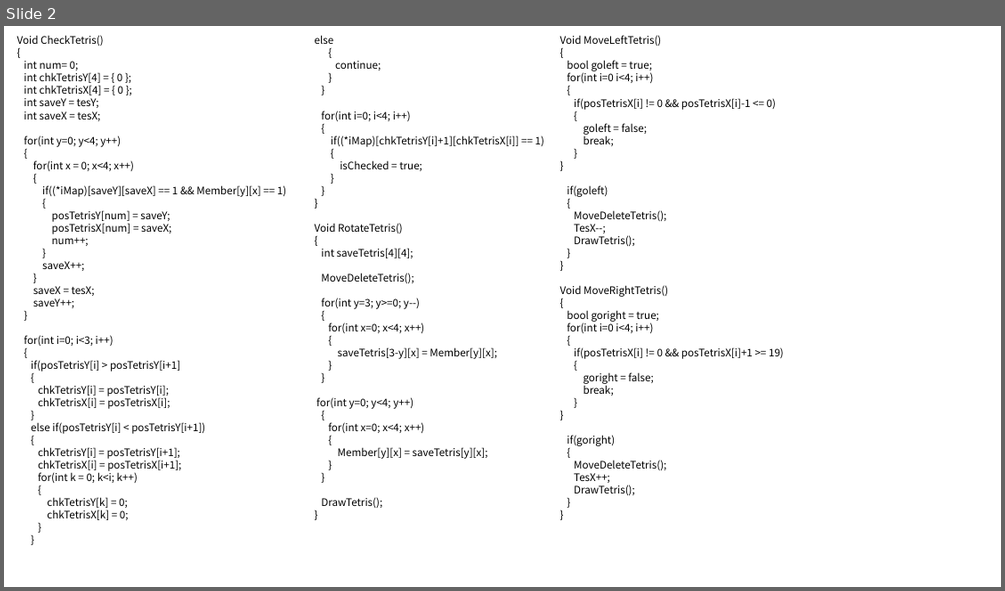
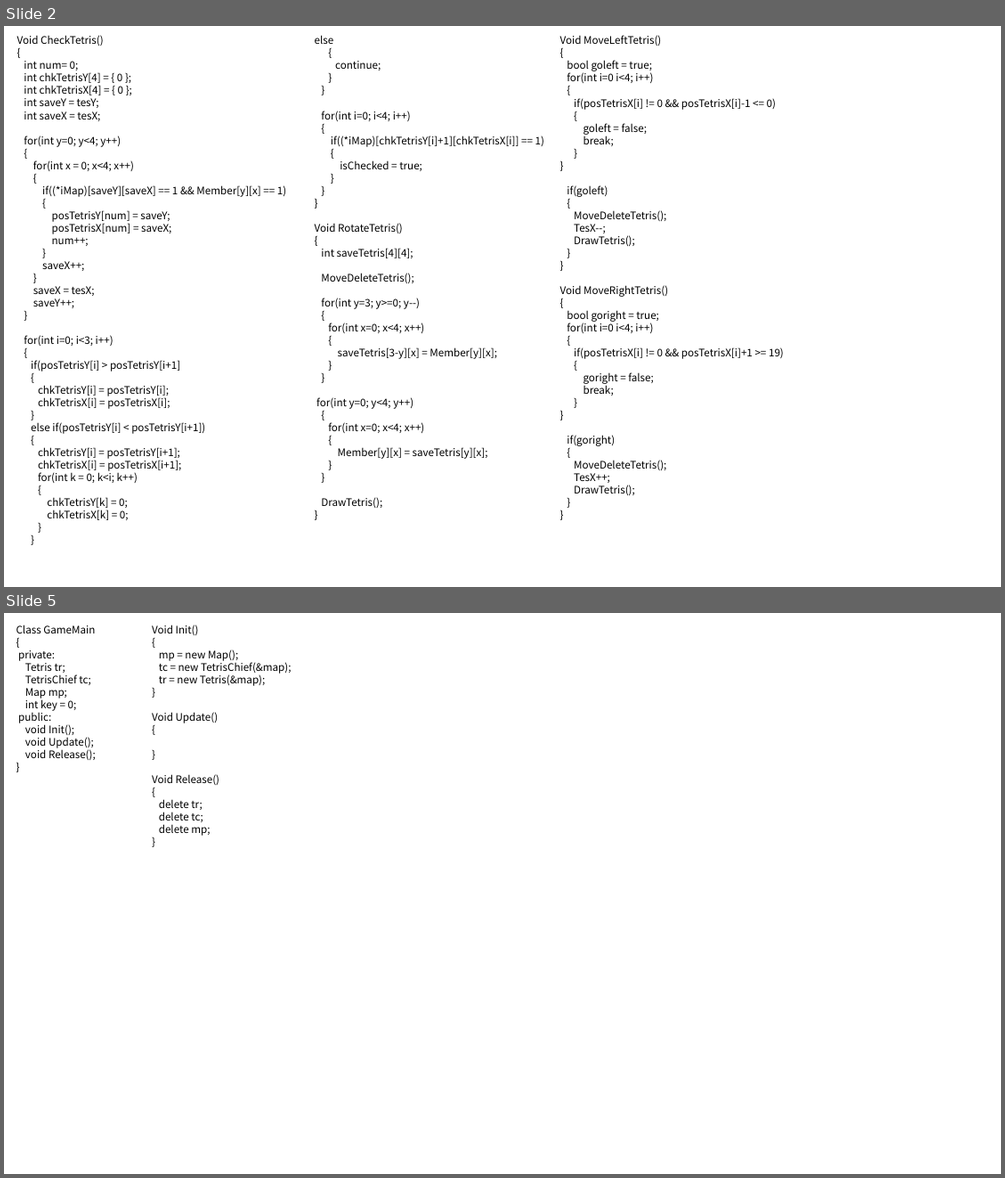
Before and after one commit to HEYHO8037/Tetris, a slide deck: Tetris.pptx. Shown one above the other, each under a label of ours: slide 2 before the commit, slides 2 and 5 after it; the slides between them are not shown. The pictures are 1005x591 and 1005x1178 pixels, drawn with LibreOffice and Linux fonts; fonts in the diff are those of the drawing. Boxes give left, top, right and bottom in pixels: in the first picture for what was removed or moved away, otherwise in the second. Text is boxed around its words. In the diff, an @@ line names an element or a change of style, - is before the commit and + after.

```diff
--- a/Tetris.pptx
+++ b/Tetris.pptx
@@ slide 5 added at bbox=[4, 613, 1001, 1174], background #FFFFFF @@
@@ text added at bbox=[16, 625, 96, 760], 10 pt, text #000000 @@
+Class GameMain
+{
+private:
+Tetris tr;
+TetrisChief tc;
+Map mp;
+int key = 0;
+public:
+void Init();
+void Update();
+void Release();
+}
@@ text added at bbox=[152, 625, 291, 835], 10 pt, text #000000 @@
+Void Init()
+{
+mp = new Map();
+tc = new TetrisChief(&map);
+tr = new Tetris(&map);
+}
+Void Update()
+{
+}
+Void Release()
+{
+delete tr;
+delete tc;
+delete mp;
+}
```
Also in this commit, not shown: 2 slides changed, 1 other slide added, 2 slides removed.
